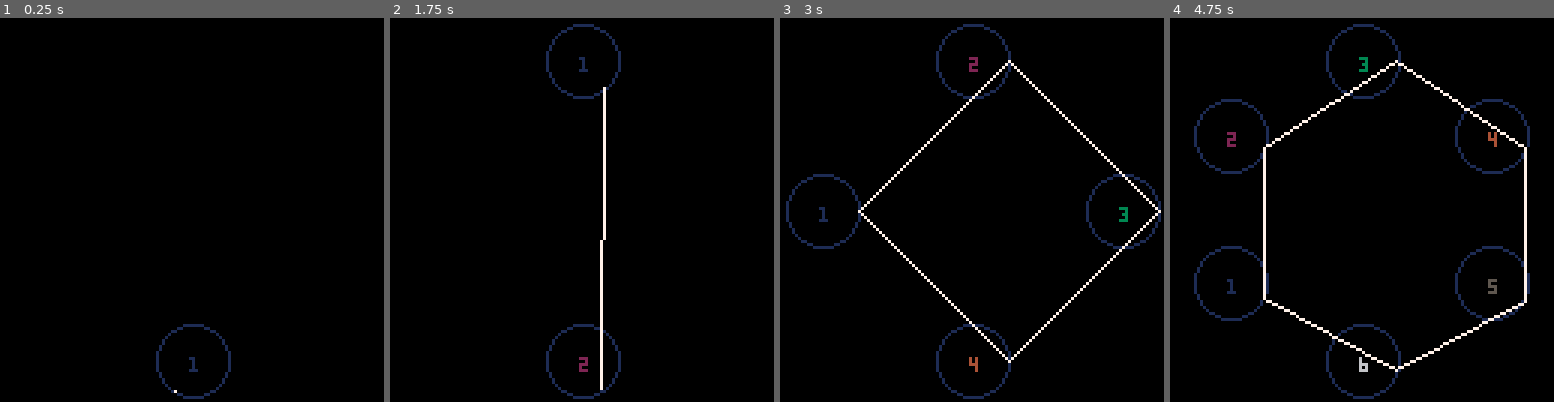
Above: before the commit, frames 1-4 (left to right).
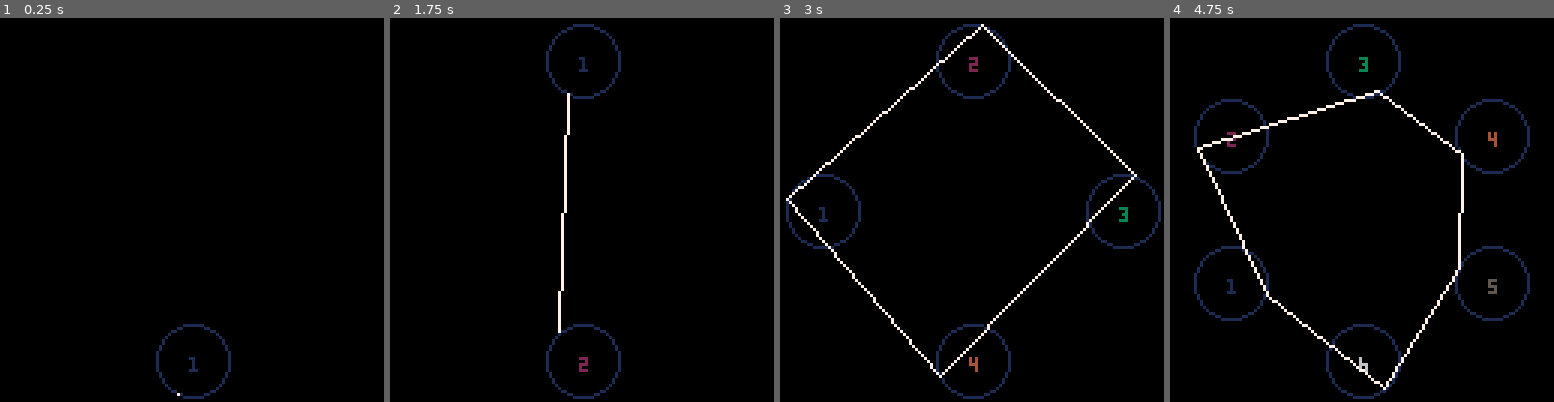
Above: after the commit, the same moments.

Repository: 6ilberM/dodopico
Game: PICO-8 cartridge ap/midpointer.p8
The game is run twice, just before and just after one commit, with the same random seed, the same clock (stepped at 60 frames per second) and the same inputs.
Inputs:
- Up to frame 1 (0.25 s): no input
- Up to frame 2 (1.75 s): tap X (X key) at 0.33, 1.07 s; tap O (Z key) at 0.7, 1.7 s; hold Right from 1.6 s (still down)
- Up to frame 3 (3 s): tap X (X key) at 1.85, 2.97 s; release Right at 2.1 s; tap O (Z key) at 2.1, 2.5, 2.9 s; hold Right from 2.47 s (still down)
- Up to frame 4 (4.75 s): release Right at 3.03 s; hold Left 3.08-3.58 s; tap O (Z key) every 0.4 s from 3.3 to 4.5 s; hold Right 4.02-4.68 s; tap X (X key) at 4.08 s

The runs differ from the first frame. In frame 1, less than 0.1% of the frame differs, in the area x 45-47%, y 96-99%; in frame 2, 1.1%; in frame 3, 2.7%; in frame 4, 3.1%, in the area x 7-93%, y 10-97%.

Commit message:
improvements and tweettut

Diff:
--- a/ap/midpointer.p8
+++ b/ap/midpointer.p8
@@ -115,7 +115,7 @@
 	local c= {} c.x=x c.y=y
 	c.rad=rad
 	c.point= makept(x,y)
-	c.frame= rnd(6)-3
+	c.point.frame= (rnd(12)-6)
 	c.ID = #circles+1
 	add(circles,c)
 	return c
--- /dev/null
+++ b/twcts/tweettut-1.p8
@@ -0,0 +1,33 @@
+pico-8 cartridge // http://www.pico-8.com
+version 18
+__lua__
+palette={0,2,8,9,7}
+s=55
+cls()
+::█::
+circfill(64+sin(t()/2)*s,64
++cos(t()/2)*s,7,7)
+
+circfill(64+sin(-t()/2)*s/2,64
++cos(-t()/2)*s/2,3,7)
+
+circfill(64+sin(t()/2)*s/4,64
++cos(t()/2)*s/4,1,7)
+
+for i=1,1 do
+ x=rnd(128)
+ y=rnd(128)
+ for j=2,#palette do
+ 	if pget(x,y)==palette[j]then
+ 		pset(x,y,palette[j-1])
+ 		end
+ 	end
+end
+goto █
+__gfx__
+00000000000000000000000000000000000000000000000000000000000000000000000000000000000000000000000000000000000000000000000000000000
+00000000000000000000000000000000000000000000000000000000000000000000000000000000000000000000000000000000000000000000000000000000
+00700700000000000000000000000000000000000000000000000000000000000000000000000000000000000000000000000000000000000000000000000000
+00077000000000000000000000000000000000000000000000000000000000000000000000000000000000000000000000000000000000000000000000000000
+00077000000000000000000000000000000000000000000000000000000000000000000000000000000000000000000000000000000000000000000000000000
+00700700000000000000000000000000000000000000000000000000000000000000000000000000000000000000000000000000000000000000000000000000
